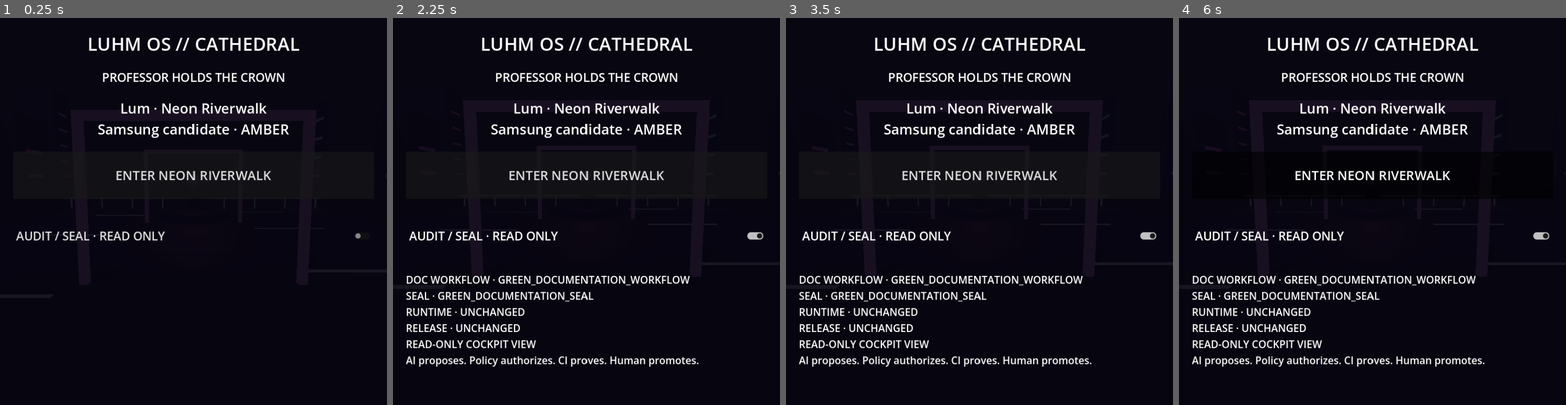
Above: before the commit, frames 1-4 (left to right).
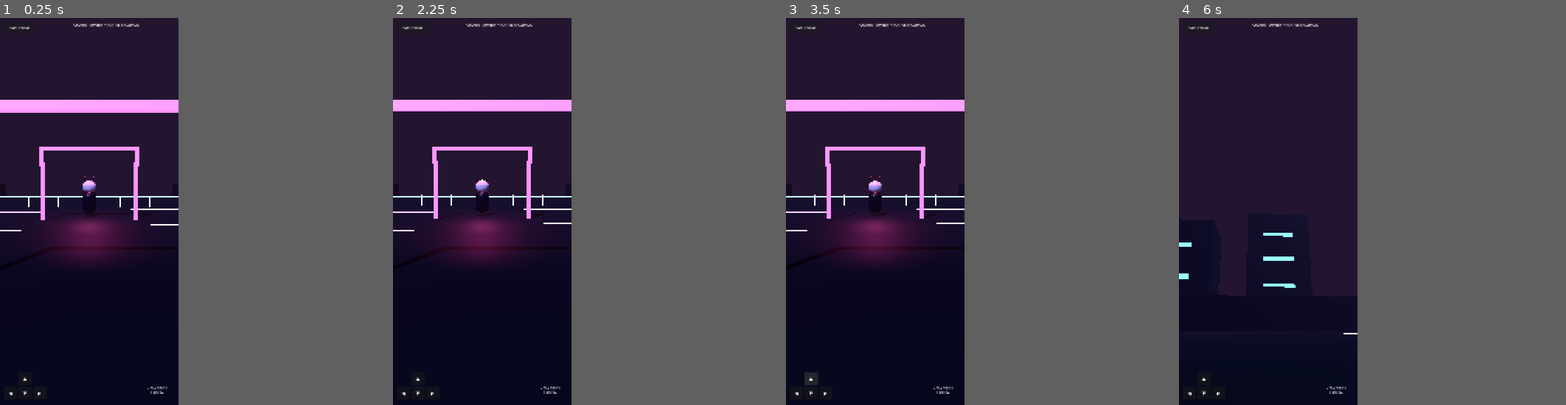
Above: after the commit, the same moments.

Repository: eggie-admin/LuHm-OS
Game: Godot game, scene res://scenes/Main.tscn
Two runs of this game, one before a commit and one after it. Both use one fixed random seed, a clock stepped at 60 frames per second and the inputs below.
Inputs (mouse positions are in pixels of both pictures, inside the frame that each line leads up to):
- Up to frame 1 (0.25 s): no input
- Up to frame 2 (2.25 s): click "ENTER NEON RIVERWALK" (after the commit: "CATHEDRAL") at 0.5 s; click "CATHEDRAL" (after the commit: "ENTER NEON RIVERWALK") at 1.25 s; click (586, 234) at 2 s, where only the run before the commit has a clickable "AUDIT / SEAL · READ ONLY"
- Up to frame 3 (3.5 s): click (840, 377) at 2.75 s, where only the run after the commit has a clickable "▲"
- Up to frame 4 (6 s): click (1202, 393) at 3.5 s, where only the run after the commit has a clickable "◀"; click (1233, 393) at 4.25 s, where only the run after the commit has a clickable "▼"; click (1264, 393) at 5 s, where only the run after the commit has a clickable "▶"; tap Enter at 5.75 s; move the mouse to (1457, 192) at 5.77 s; hold Right (ui_right) from 5.78 s (still down); click (1457, 192) at 5.92 s
In our replay, the window is 800x800 before the commit and 369x800 after it. These sizes can differ from the game's own. Grey fills any space a smaller window leaves; there, only what the larger window draws over its background counts as a difference.

The runs differ from the first frame. In frame 1, 27% of the frame differs, in the area x 0-94%, y 0-98%; in frame 2, 31%; in frame 3, 31%; in frame 4, 33%, in the area x 0-96%, y 0-98%.

Commit message:
cathedral: replace literal stage with Godot world + floating WebGlass

Diff:
--- /dev/null
+++ b/doctrine/cathedralWebglassFinal-20260926.json
@@ -0,0 +1,49 @@
+{
+  "schema": "luhm-os.cathedral-webglass-final.v1",
+  "date": "2026-09-26",
+  "authority": "Professor",
+  "status": "GREEN_CANDIDATE_CI_REQUIRED",
+  "correction": {
+    "wrong": "literal 3D performance stage/plinth as the Cathedral UI metaphor",
+    "right": "Godot 4 owns the full-screen native world; HTML/CSS is the viewer/control glass floating above it"
+  },
+  "runtime": {
+    "world_owner": "Godot 4 native Android renderer",
+    "ui_owner": "caged local Android WebView",
+    "web_stack": ["jQuery", "jQuery UI", "Bootstrap", "Vue CMS island"],
+    "webview_network": "blocked",
+    "asset_origin": "https://appassets.androidplatform.net",
+    "bridge": "origin-scoped typed messages only",
+    "generic_shell": false,
+    "arbitrary_filesystem": false,
+    "addJavascriptInterface": false
+  },
+  "window_ladder": [
+    "fullscreen",
+    "panel",
+    "compact_winamp_style",
+    "lum_chat_head_bubble",
+    "android_background_task",
+    "quit"
+  ],
+  "input": {
+    "movement": "typed input.axis bridge",
+    "camera": "typed camera.delta bridge",
+    "toy_actions": ["pet_lum", "oni_pop", "crown_pulse"]
+  },
+  "fallback": "desktop/headless/native HUD remains deterministic when Android WebView plugin is unavailable",
+  "android": {
+    "target_sdk": 36,
+    "min_sdk": 24,
+    "abi": "arm64-v8a",
+    "internet_permission": false,
+    "package": "art.eggiebagelface.luhmos.cathedraltoy.webglass",
+    "version": "1.0.24-cathedral.webglass.1"
+  },
+  "release": {
+    "production_signing": false,
+    "merge_to_main": false,
+    "physical_device_proof": "PENDING",
+    "source_law": "AI proposes. Policy authorizes. CI proves. Human promotes."
+  }
+}
--- a/project.godot
+++ b/project.godot
@@ -1,19 +1,22 @@
-; LuHm OS clean playable spine
+; LuHm OS Cathedral WebGlass candidate
 config_version=5
 
 [application]
-config/name="LuHm OS Clean Play"
+config/name="LuHm Cathedral WebGlass"
 run/main_scene="res://scenes/Main.tscn"
 config/features=PackedStringArray("4.7", "GL Compatibility")
 
 [display]
-window/size/viewport_width=720
-window/size/viewport_height=720
-window/size/window_width_override=1280
-window/size/window_height_override=720
+window/size/viewport_width=1080
+window/size/viewport_height=2340
+window/size/window_width_override=540
+window/size/window_height_override=1170
 window/stretch/mode="canvas_items"
 window/stretch/aspect="expand"
 window/handheld/orientation=6
+
+[editor_plugins]
+enabled=PackedStringArray("res://addons/kai_webview/plugin.cfg")
 
 [rendering]
 renderer/rendering_method="gl_compatibility"
--- a/scripts/game/neonWorld.gd
+++ b/scripts/game/neonWorld.gd
@@ -7,13 +7,14 @@
 var lum_avatar: Node3D
 var community_set_dress: Node3D
 var _neon_materials: Array[StandardMaterial3D] = []
+var _toy_lights: Array[OmniLight3D] = []
 
 func _ready() -> void:
     _build_environment()
     _build_riverwalk()
     _build_city()
     _build_community_set_dress()
-    _build_lum_stage()
+    _build_lum_resident()
 
 func _build_environment() -> void:
     var env_node := WorldEnvironment.new()
@@ -41,7 +42,6 @@
 func _build_riverwalk() -> void:
     _box("WalkFloor", Vector3(0.0, -0.25, 0.0), Vector3(26.0, 0.5, 62.0), Color("11101a"), true)
     _box("River", Vector3(0.0, -0.52, -25.0), Vector3(58.0, 0.12, 18.0), Color("0b2840"), false, Color("0b3150"), 0.8)
-
     _box("LeftBoundary", Vector3(-13.0, 1.0, 0.0), Vector3(0.35, 2.0, 62.0), Color("17121f"), true)
     _box("RightBoundary", Vector3(13.0, 1.0, 0.0), Vector3(0.35, 2.0, 62.0), Color("17121f"), true)
 
@@ -62,13 +62,7 @@
         var h: float = heights[i]
         var z: float = 10.0 - floor(float(i) / 2.0) * 7.2
         var x: float = side * (16.0 + lane * 3.8)
-        _box(
-            "CityBlock_%02d" % i,
-            Vector3(x, h * 0.5, z),
-            Vector3(5.0, h, 5.0),
-            Color("15111f") if i % 2 == 0 else Color("101a24"),
-            true
-        )
+        _box("CityBlock_%02d" % i, Vector3(x, h * 0.5, z), Vector3(5.0, h, 5.0), Color("15111f") if i % 2 == 0 else Color("101a24"), true)
         _window_stack(Vector3(x - side * 2.52, 1.6, z), h, Color("ff3c9d") if i % 2 == 0 else Color("55dfff"), side)
 
     _arch(Vector3(0.0, 0.0, -6.5))
@@ -87,22 +81,49 @@
     community_set_dress.name = "CommunityCathedralSetDress"
     add_child(community_set_dress)
 
-func _build_lum_stage() -> void:
-    var plinth := _box("LumPlinth", Vector3(0.0, 0.3, -8.0), Vector3(3.8, 0.6, 3.8), Color("16101d"), true)
-    plinth.rotation.y = PI * 0.25
-
+func _build_lum_resident() -> void:
+    # Lum lives in the world. No literal performance plinth/stage: the HTML WebGlass is the UI stage.
     lum_avatar = LumAvatarScene.instantiate() as Node3D
     lum_avatar.name = "LumAvatarSocket"
-    lum_avatar.position = Vector3(0.0, 0.65, -8.0)
+    lum_avatar.position = Vector3(0.0, 0.05, -8.0)
     add_child(lum_avatar)
 
     var halo := OmniLight3D.new()
     halo.name = "LumHalo"
     halo.position = Vector3(0.0, 3.0, -8.0)
     halo.light_color = Color("ff4f9f")
-    halo.light_energy = 3.0
+    halo.light_energy = 2.4
     halo.omni_range = 8.0
     add_child(halo)
+
+func pet_lum() -> void:
+    pulse_lum(0.55)
+    set_lum_expression("talk", 0.35)
+    get_tree().create_timer(0.45).timeout.connect(func(): restore_lum())
+
+func oni_pop() -> void:
+    for light in _toy_lights:
+        if is_instance_valid(light):
+            light.queue_free()
+    _toy_lights.clear()
+    var colors := [Color("ff4aa5"), Color("5fe7ff"), Color("b579ff")]
+    var offsets := [Vector3(-2.0, 2.0, -7.0), Vector3(0.0, 3.2, -6.5), Vector3(2.0, 2.0, -7.0)]
+    for i in range(3):
+        var light := OmniLight3D.new()
+        light.name = "OniPop_%d" % i
+        light.position = offsets[i]
+        light.light_color = colors[i]
+        light.light_energy = 4.0
+        light.omni_range = 5.0
+        add_child(light)
+        _toy_lights.append(light)
+
+func crown_pulse() -> void:
+    for material in _neon_materials:
+        material.emission_energy_multiplier = 7.0
+    await get_tree().create_timer(0.22).timeout
+    for material in _neon_materials:
+        material.emission_energy_multiplier = 3.0
 
 func get_lum_focus_position() -> Vector3:
     return lum_avatar.global_position + Vector3(0.0, 1.65, 0.0)
@@ -135,11 +156,9 @@
         body.add_child(collision)
     else:
         root_node = Node3D.new()
-
     root_node.name = name_value
     root_node.position = pos
     add_child(root_node)
-
     var mesh_instance := MeshInstance3D.new()
     var mesh := BoxMesh.new()
     mesh.size = size
@@ -164,9 +183,7 @@
     var count := maxi(2, int(height / 2.2))
     for level in range(count):
         var y := 1.2 + float(level) * 2.0
-        var size := Vector3(0.06, 0.28, 2.4)
-        var pos := Vector3(base.x, y, base.z)
-        _box("Window_%s_%s" % [int(base.z * 10.0), level], pos, size, Color("101018"), false, color, 2.0)
+        _box("Window_%s_%s" % [int(base.z * 10.0), level], Vector3(base.x, y, base.z), Vector3(0.06, 0.28, 2.4), Color("101018"), false, color, 2.0)
 
 func _arch(pos: Vector3) -> void:
     var pink := Color("ff3c9d")
--- a/scripts/main.gd
+++ b/scripts/main.gd
@@ -1,10 +1,14 @@
 extends Node3D
 
+# Final Cathedral install architecture:
+# Godot owns the native renderer/world. The Android WebView is movable WebGlass UI,
+# not a literal 3D stage. Headless/desktop keeps the native HUD as a deterministic fallback.
 const NeonWorldScript := preload("res://scripts/game/neonWorld.gd")
 const PlayerControllerScript := preload("res://scripts/game/playerController.gd")
 const GameHudScript := preload("res://scripts/game/gameHud.gd")
 const CutsceneDirectorScript := preload("res://scripts/cutsceneDirector.gd")
 const CutsceneBridgeScript := preload("res://scripts/game/cutsceneBridge.gd")
+const KaiWebViewBridgeScript := preload("res://scripts/platform/kaiWebViewBridge.gd")
 const INTRO_CUTSCENE_PATH := "res://cutscenes/lumBeaconIntro.json"
 
 var neon_world: Node3D
@@ -12,12 +16,18 @@
 var game_hud: CanvasLayer
 var cutscene_director: Node
 var cutscene_bridge: Node
+var kai_webview_bridge: Node
 var intro_played := false
 
 func _ready() -> void:
     _build_runtime()
     _wire_runtime()
-    _enter_backend()
+    enterWorldMode()
+    if _webglass_available():
+        game_hud.set_status("♛ CROWNED // GODOT WORLD + WEBGLASS")
+        kai_webview_bridge.show_cockpit("compact")
+    else:
+        game_hud.set_status("CROWN · AMBER // NATIVE FALLBACK")
 
 func _build_runtime() -> void:
     neon_world = NeonWorldScript.new()
@@ -42,14 +52,38 @@
     add_child(cutscene_bridge)
     cutscene_bridge.configure(cutscene_director, player_controller, neon_world, game_hud)
 
+    kai_webview_bridge = KaiWebViewBridgeScript.new()
+    kai_webview_bridge.name = "KaiWebViewBridge"
+    add_child(kai_webview_bridge)
+
 func _wire_runtime() -> void:
     game_hud.world_requested.connect(enterWorldMode)
     game_hud.backend_requested.connect(_enter_backend)
     game_hud.move_axis_changed.connect(player_controller.set_touch_axis)
+    if kai_webview_bridge != null:
+        kai_webview_bridge.world_requested.connect(enterWorldMode)
+        kai_webview_bridge.toy_action_requested.connect(_on_toy_action)
+        kai_webview_bridge.move_axis_changed.connect(player_controller.set_touch_axis)
+        kai_webview_bridge.camera_delta_requested.connect(_on_web_camera_delta)
+        kai_webview_bridge.quit_requested.connect(_on_quit_requested)
+
+func _webglass_available() -> bool:
+    return kai_webview_bridge != null and bool(kai_webview_bridge.call("is_available"))
+
+func _hide_native_hud_for_webglass() -> void:
+    if game_hud == null:
+        return
+    if game_hud.world_root != null:
+        game_hud.world_root.visible = false
+    if game_hud.backend_root != null:
+        game_hud.backend_root.visible = false
 
 func enterWorldMode() -> void:
     game_hud.show_world()
     player_controller.set_world_active(true)
+    if _webglass_available():
+        _hide_native_hud_for_webglass()
+        kai_webview_bridge.show_cockpit("compact")
     if not intro_played:
         intro_played = true
         call_deferred("_play_intro")
@@ -60,8 +94,39 @@
         cutscene_bridge.restore_now()
     if player_controller != null:
         player_controller.set_world_active(false)
-    if game_hud != null:
+    if _webglass_available():
+        # Android: Cathedral is HTML/CSS/jQuery/Vue glass over the still-rendered Godot world.
+        _hide_native_hud_for_webglass()
+        kai_webview_bridge.show_cockpit("fullscreen")
+    elif game_hud != null:
+        # CI/headless/desktop fallback preserves deterministic audit coverage.
         game_hud.show_backend()
+
+func _on_web_camera_delta(delta: Vector2) -> void:
+    if player_controller != null:
+        player_controller.orbit_by(delta * Vector2(0.0038, 0.0034))
+
+func _on_toy_action(action: String) -> void:
+    match action:
+        "pet_lum":
+            if neon_world.has_method("pet_lum"):
+                neon_world.pet_lum()
+            game_hud.set_status("♥ LUM PET // HAPPY CORE PULSE")
+        "oni_pop":
+            if neon_world.has_method("oni_pop"):
+                neon_world.oni_pop()
+            game_hud.set_status("👹 ONI POP // HELPERS DEPLOYED")
+        "crown_pulse":
+            if neon_world.has_method("crown_pulse"):
+                neon_world.crown_pulse()
+            game_hud.set_status("♛ CROWN PULSE // PROFESSOR AUTHORITY")
+        "chat_glass":
+            _enter_backend()
+        _:
+            game_hud.set_status("KAI 9000 // UNKNOWN TOY ACTION BLOCKED")
+
+func _on_quit_requested() -> void:
+    get_tree().quit()
 
 func _play_intro() -> void:
     await cutscene_bridge.play_path(INTRO_CUTSCENE_PATH)
--- /dev/null
+++ b/scripts/platform/kaiWebViewBridge.gd
@@ -0,0 +1,91 @@
+extends Node
+
+signal world_requested
+signal toy_action_requested(action: String)
+signal move_axis_changed(axis: Vector2)
+signal camera_delta_requested(delta: Vector2)
+signal quit_requested
+
+const WINDOW_MODES := ["bubble", "compact", "panel", "fullscreen", "hidden"]
+const TOY_ACTIONS := ["pet_lum", "oni_pop", "crown_pulse"]
+var _plugin = null
+
+func _ready() -> void:
+    if OS.get_name() != "Android":
+        return
+    if not Engine.has_singleton("KAIWebView"):
+        push_warning("KAIWebView singleton unavailable; native HUD fallback remains active")
+        return
+    _plugin = Engine.get_singleton("KAIWebView")
+    if _plugin.has_signal("bridge_message"):
+        _plugin.bridge_message.connect(_on_bridge_message)
+
+func is_available() -> bool:
+    return _plugin != null
+
+func show_cockpit(mode: String = "compact") -> void:
+    if _plugin == null:
+        return
+    _plugin.showCockpit()
+    set_mode(mode)
+
+func hide_cockpit() -> void:
+    if _plugin != null:
+        _plugin.hideCockpit()
+
+func set_mode(mode: String) -> void:
+    if _plugin != null and mode in WINDOW_MODES:
+        _plugin.setCockpitMode(mode)
+
+func post_reply(reply: Dictionary) -> void:
+    if _plugin != null:
+        _plugin.postToCockpit(JSON.stringify(reply))
+
+func _on_bridge_message(raw: String) -> void:
+    var parsed = JSON.parse_string(raw)
+    if typeof(parsed) != TYPE_DICTIONARY:
+        return
+    if String(parsed.get("schema", "")) != "luhm.bridge.v1":
+        return
+    var message_type := String(parsed.get("type", ""))
+    var payload = parsed.get("payload", {})
+    if not payload is Dictionary:
+        payload = {}
+
+    match message_type:
+        "world.show":
+            world_requested.emit()
+        "toy.action":
+            var action := String(payload.get("action", ""))
+            if action in TOY_ACTIONS:
+                toy_action_requested.emit(action)
+        "input.axis":
+            var axis := Vector2(
+                clampf(float(payload.get("x", 0.0)), -1.0, 1.0),
+                clampf(float(payload.get("y", 0.0)), -1.0, 1.0)
+            )
+            move_axis_changed.emit(axis)
+        "camera.delta":
+            var delta := Vector2(
+                clampf(float(payload.get("dx", 0.0)), -120.0, 120.0),
+                clampf(float(payload.get("dy", 0.0)), -120.0, 120.0)
+            )
+            camera_delta_requested.emit(delta)
+        "window.mode":
+            var mode := String(payload.get("mode", ""))
+            if mode in WINDOW_MODES:
+                set_mode(mode)
+        "app.quit":
+            quit_requested.emit()
+        "chat.send":
+            var professor_message := String(payload.get("message", "")).left(320)
+            post_reply({
+                "schema": "luhm.bridge.reply.v1",
+                "type": "chat.reply",
+                "payload": {
+                    "speaker": "Lum",
+                    "message": "WebGlass bridge online. Godot owns the world; this floating glass owns the controls. Received: " + professor_message
+                }
+            })
+        _:
+            pass
Not shown, added: addons/kai_webview/export_plugin.gd
Not shown, added: addons/kai_webview/plugin.cfg
Not shown, added: cockpit/package-lock.json
Not shown, added: cockpit/package.json
Not shown, changed: export_presets.cfg
Not shown, added: native/kaiwebview/kaiwebview/src/main/AndroidManifest.xml
Not shown, added: .github/workflows/cathedral-webglass-final-build.yml
Not shown, added: cockpit/app.js
Not shown, added: cockpit/cms/vueCms.js
Not shown, added: cockpit/index.html
Not shown, added: cockpit/jquery/luhm.deck.js
Not shown, added: cockpit/jquery/luhm.site.js
(and 9 more such lines)
